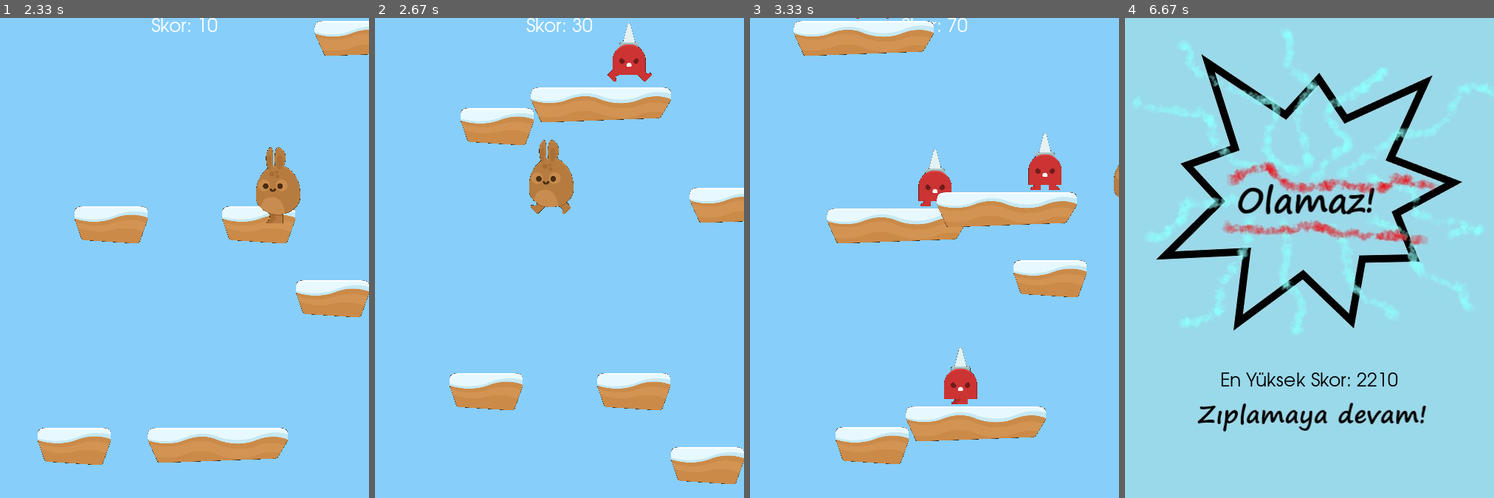
Above: before the commit, frames 1-4 (left to right).
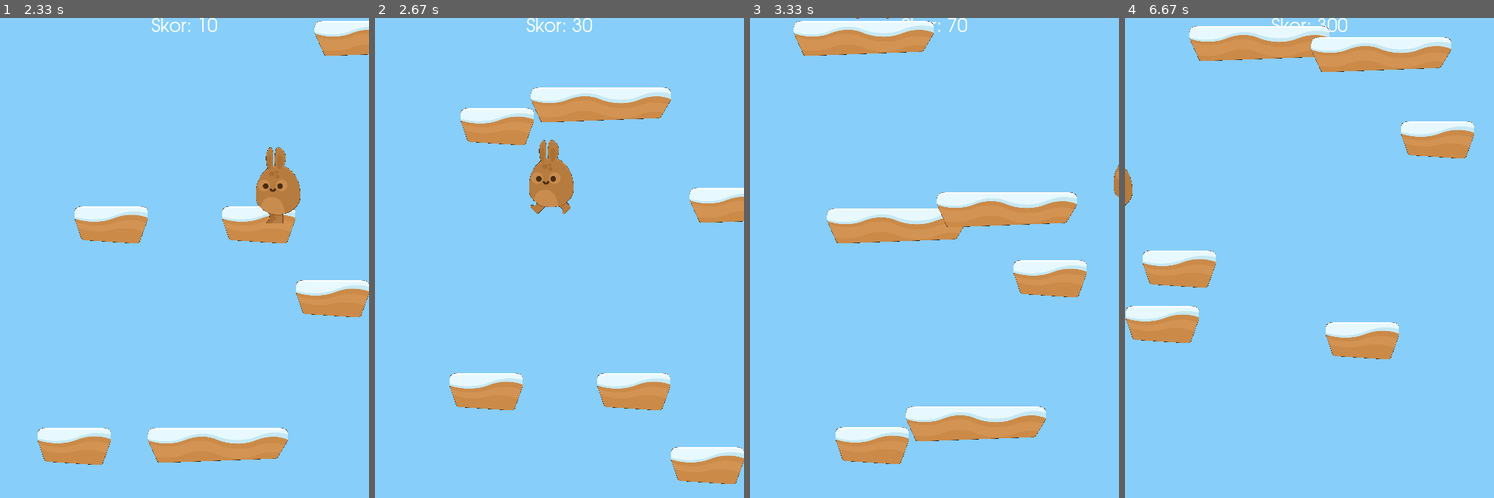
Above: after the commit, the same moments.

Repository: ProjeYonetimiDersi/Butunleme-Pygame
Game: pygame game, started from projeyonetimiButunleme/main.py
Same seed, same stepped clock (60 frames per second), same inputs: the game is played once before the commit and once after it.
Inputs:
- Up to frame 1 (2.33 s): hold Right 0.33-0.8 s; hold Right 0.83-1.3 s; hold Left 1.33-1.87 s; tap Space at 1.4, 1.7, 1.97, 2.27 s; hold Left 1.9-2.3 s
- Up to frame 2 (2.67 s): hold Left from 2.33 s (still down); tap Space at 2.4 s
- Up to frame 3 (3.33 s): tap Space at 2.7, 3.07 s; release Left at 2.97 s; hold Left from 3 s (still down)
- Up to frame 4 (6.67 s): tap Space at 3.37, 3.57, 3.87, 4.07, 4.37, 4.57, 4.87, 5.13, 5.43, 5.57, 5.87, 6.23, 6.53 s; release Left at 3.47 s; hold Right 3.5-3.97 s; hold Right 4-4.47 s; hold Left 4.5-5.03 s; hold Left 5.07-5.47 s; hold Right 5.5-6.13 s; hold Left 6.17-6.63 s

Frame 1 is identical in both runs. In frame 2, 0.7% of the frame differs, in the area x 63-75%, y 1-14%; in frame 3, 1.9%; in frame 4, 27%, in the area x 0-100%, y 0-87%.

Commit message:
düşmanla temas keskinleştirildi (mask collision), skor kaydı düzenlendi.

Diff:
--- a/projeyonetimiButunleme/main.py
+++ b/projeyonetimiButunleme/main.py
@@ -95,8 +95,9 @@
         if powerGain:
             self.player.hiz.y = -35
 
-        dusmanTemasi = pygame.sprite.spritecollide(self.player, self.enemies, False)
+        dusmanTemasi = pygame.sprite.spritecollide(self.player, self.enemies, False, pygame.sprite.collide_mask)
         if dusmanTemasi:
+            self.skor = 0
             self.playing = False
 
         if self.player.rect.top > HEIGHT:
@@ -138,7 +139,7 @@
                 self.all_sprites.add(powerup)
 
             if p.rect.width > 100:
-                if random.randint(1, 10):
+                if random.randint(1, 5) == 1:
                     enemy = Enemy(self, p)
                     self.enemies.add(enemy)
                     self.all_sprites.add(enemy)
--- a/projeyonetimiButunleme/sprites.py
+++ b/projeyonetimiButunleme/sprites.py
@@ -91,6 +91,8 @@
 
         if self.rect.right < 0:
             self.rect.right = WIDTH + self.rect.width
+
+        self.mask = pygame.mask.from_surface(self.image)
 
     def animasyon(self):
         simdikiZaman = pygame.time.get_ticks()
@@ -212,3 +214,5 @@
                 self.rect = self.image.get_rect()
                 self.rect.midbottom = bottom
                 self.sayac += 1
+
+        self.mask = pygame.mask.from_surface(self.image)
